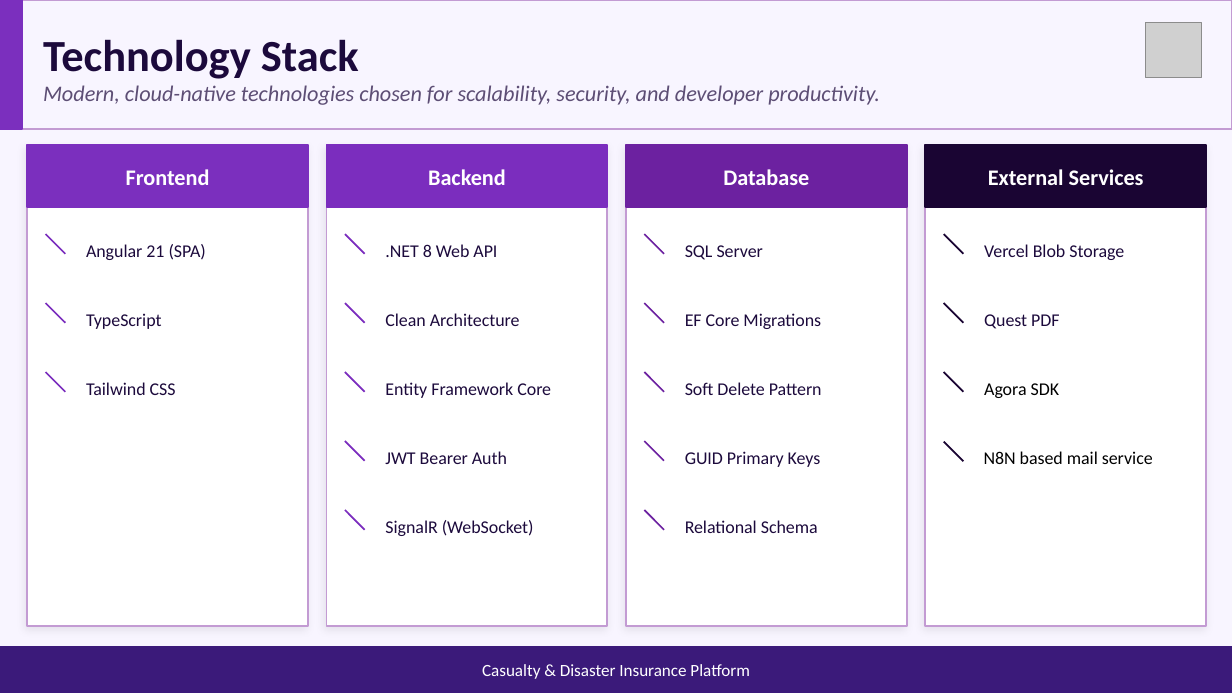
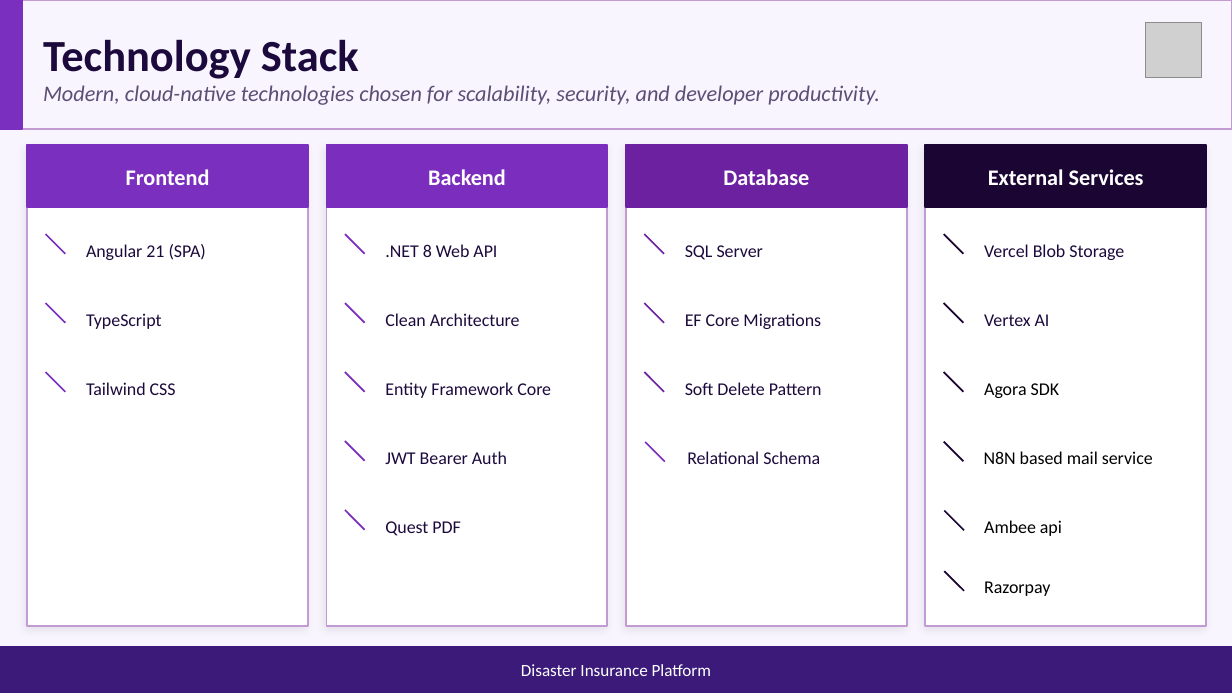
Before and after one commit to goutham4126/GOUTHAM, a slide deck: slide 5 of documents/insurance_capstone.pptx. Drawn at 1232x693 pixels with LibreOffice and Linux fonts; fonts in the diff are those of the drawing; grey boxes stand for pictures. Boxes give left, top, right and bottom in pixels: in the first picture for what was removed or moved away, otherwise in the second. Text is boxed around its words. In the diff, an @@ line names an element or a change of style, - is before the commit and + after.

```diff
--- a/documents/insurance_capstone.pptx
+++ b/documents/insurance_capstone.pptx
@@ text at box(984, 314, 1050, 326): text changed @@
-Quest PDF
+Vertex AI
@@ line (646, 442) - (665, 462): stroke #6C21A0 1 pt to #7B2DBE 1 pt @@
@@ text "Relational Schema": place and size @@
-text "Relational Schema" at box(685, 520, 818, 533)
+text "Relational Schema" at box(687, 451, 820, 464)
@@ text removed at box(685, 451, 821, 467) @@
-GUID Primary Keys
@@ text at box(385, 521, 460, 536): text changed @@
-SignalR (WebSocket)
+Quest PDF
@@ line removed from (644, 510) to (664, 530) @@
@@ line added from (945, 510) to (965, 530), #1A0533 1 pt @@
@@ text added at box(984, 520, 1062, 536), 10.5 pt, text #000000 @@
+Ambee api
@@ line added from (945, 572) to (965, 591), #1A0533 1 pt @@
@@ text added at box(984, 581, 1050, 596), 10.5 pt, text #000000 @@
+Razorpay
@@ text at box(521, 664, 711, 676): text changed @@
-Casualty & Disaster Insurance Platform
+Disaster Insurance Platform
```
Also in this commit, not shown: 8 other slides changed, 2 slides removed.
